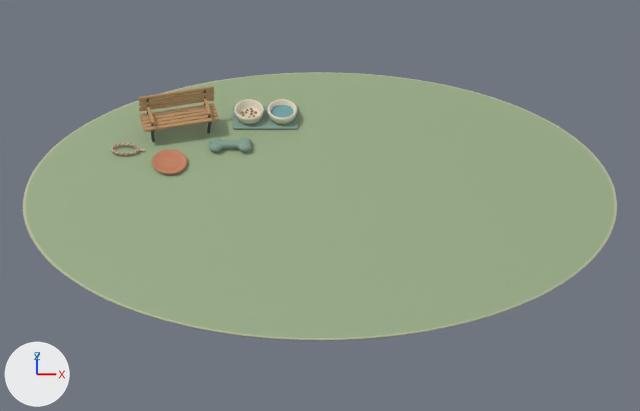
The Blender file design/yard-blender/playground.blend: old version first, new version second.
Camera for both pictures: the file's camera 'Playground camera'. The axes (+X, +Y, +Z) are drawn at lower left. The lights are the same throughout. The older version comes first.

The scene before the commit, as lines of its bpy script (objects in view):
```python
ob_clay_cotton = bpy.data.objects.new('Clay cotton', me_braided_cotton_tug_006)
ob_clay_cotton.location = (0.0, 0.0, 0.0)
ob_lawn_edge = bpy.data.objects.new('Lawn edge', me_lawn_edge_001)
ob_lawn_edge.location = (0.0, 0.0, 0.0)
ob_lawn_edge.scale = (9.2, 6.1, 1.0)
ob_lawn_surface = bpy.data.objects.new('Lawn surface', me_lawn_surface_001)
ob_lawn_surface.location = (0.0, 0.0, 0.0)
ob_lawn_surface.scale = (9.2, 6.1, 1.0)
ob_natural_cotton = bpy.data.objects.new('Natural cotton', me_braided_cotton_tug_005)
ob_natural_cotton.location = (0.0, 0.0, 0.0)
ob_sage_silicone = bpy.data.objects.new('Sage silicone', me_큐브_055)
ob_sage_silicone.location = (-1.7, 4.0, 0.04)
ob_terracotta_rubber = bpy.data.objects.new('Terracotta rubber', me_bowl_foot_003)
ob_terracotta_rubber.location = (-5.75, 2.2, 0.0)
# also in view: 'Warm ivory ceramic' at (-1.7, 4.0, 0.26); 'Yard oak' at (-4.41, 3.44, 0.94)
```
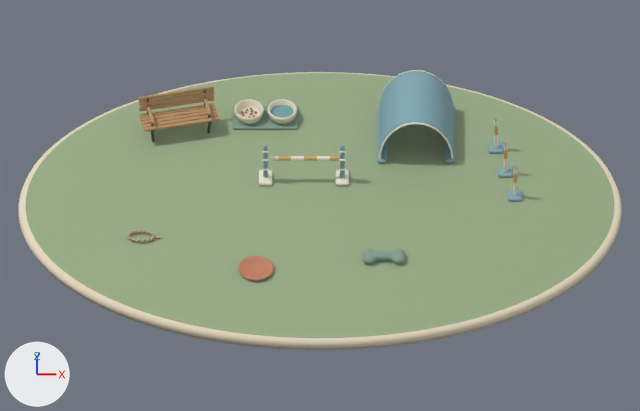
The change, as a diff of the scene's bpy script:
```diff
--- a/design/yard-blender/playground.blend.py
+++ b/design/yard-blender/playground.blend.py
@@ mat_lawn_edge @@
 mat_lawn_edge = principled_material('Lawn edge')
-mat_lawn_edge.base_color = (0.48, 0.5, 0.35)  # grey #b8bca0
+mat_lawn_edge.base_color = (0.78, 0.69, 0.52)  # beige #e5d8bf
 mat_lawn_edge.roughness = 0.95
@@ me_큐브_055 @@
-me_큐브_055.from_pydata(...)  # 4480 vertices, 4480 faces; spans x -1.77..1.02, y -1.65..0.52, z -0.05..0.24
+me_큐브_055.from_pydata(...)  # 96 vertices, 98 faces; spans x -1.02..1.02, y -0.52..0.52, z -0.05..0.05
+# me_큐브_055 part 1: the loose piece of 4384 vertices spanning x -1.77..-0.43, y -1.65..-1.05, z -0.04..0.24 is deleted
 me_큐브_055.materials.append(mat_sage_silicone)
@@ me_bowl_foot_003 @@
-me_bowl_foot_003.from_pydata(...)  # 2832 vertices, 2624 faces; spans x 0.49..4.91, y -0.86..2.14, z 0.03..0.14
+me_bowl_foot_003.from_pydata(...)  # 640 vertices, 512 faces; spans x 3.18..4.91, y 1.46..2.14, z 0.09..0.12
+# me_bowl_foot_003 part 2: the loose piece of 640 vertices spanning x 0.49..1.61, y -0.86..0.26, z 0.03..0.14 is deleted
+# other edits to the shape of me_bowl_foot_003 do not show in these pictures
 me_bowl_foot_003.materials.append(mat_terracotta_rubber)
@@ me_lawn_edge_001 @@
 # used by ob_lawn_edge; location = (0.0, 0.0, 0.0); scale = (9.2, 6.1, 1.0)
-me_lawn_edge_001.from_pydata(...)  # 960 vertices, 800 faces; spans x -1.01..1.01, y -1.01..1.01, z -0.08..-0.01
+me_lawn_edge_001.from_pydata(...)  # 1120 vertices, 960 faces; spans x -1.02..1.02, y -1.02..1.02, z -0.5..-0.01
+# me_lawn_edge_001 part 3: 800 vertices removed from x -1.01..1.01, y -1.01..1.01, z -0.08..-0.01; 960 vertices added at x -1.02..1.02, y -1.02..1.02, z -0.5..-0.02
 me_lawn_edge_001.materials.append(mat_lawn_edge)
@@ ob_natural_cotton @@
 ob_natural_cotton = bpy.data.objects.new('Natural cotton', me_braided_cotton_tug_005)
-ob_natural_cotton.location = (0.0, 0.0, 0.0)
+ob_natural_cotton.parent = ob_throw_tug
+ob_natural_cotton.location = (6.1, -2.5, -0.09)
@@ ob_clay_cotton @@
 ob_clay_cotton = bpy.data.objects.new('Clay cotton', me_braided_cotton_tug_006)
-ob_clay_cotton.location = (0.0, 0.0, 0.0)
+ob_clay_cotton.location = (6.1, -2.5, -0.09)
@@ ob_throw_tug @@
+ob_throw_tug = bpy.data.objects.new('Throw_tug', None)
+ob_throw_tug.location = (-5.6, -1.5, 0.09)
@@ ob_agility_ochre @@
+ob_agility_ochre = bpy.data.objects.new('Agility ochre', me_jump_rail_007)  # 96 vertices, 48 faces; spans x -1.3..6.17, y 0.33..2.67, z 0.65..1.0; in mat_agility_ochre (orange #cbaa69)
+ob_agility_ochre.location = (0.0, 0.0, 0.0)
@@ ob_agility_cream @@
+ob_agility_cream = bpy.data.objects.new('Agility cream', me_tunnel_rib_009)  # 1648 vertices, 1600 faces; spans x -1.91..6.16, y 0.34..4.43, z 0.0..1.68; in mat_agility_cream (pale yellow #ece5d3)
+ob_agility_cream.location = (0.0, 0.0, 0.0)
@@ ob_agility_blue @@
+ob_agility_blue = bpy.data.objects.new('Agility blue', me_open_tunnel_shell_001)  # 4690 vertices, 4646 faces; spans x -1.77..6.33, y 0.17..4.5, z 0.0..1.68; in mat_agility_blue (cyan #81a8b1)
+ob_agility_blue.location = (0.0, 0.0, 0.0)
@@ ob_soft_bone_chew @@
+ob_soft_bone_chew = bpy.data.objects.new('Soft bone chew', me_큐브_088)  # 4384 vertices, 4382 faces; spans x -0.667..0.667, y -0.297..0.297, z -0.138..0.138; in mat_sage_silicone (greyish green #819e8e)
+ob_soft_bone_chew.parent = ob_throw_bone
+ob_soft_bone_chew.location = (0.0, 0.0, 0.0)
@@ ob_throw_bone @@
+ob_throw_bone = bpy.data.objects.new('Throw_bone', None)
+ob_throw_bone.location = (2.0, -2.5, 0.145)
@@ ob_disc_grip_ring @@
+ob_disc_grip_ring = bpy.data.objects.new('Disc grip ring', me_disc_grip_ring_002)  # 2192 vertices, 2112 faces; spans x -4.06..-2.94, y -2.16..-1.04, z 0.025..0.135; in mat_terracotta_rubber (orange #c48161)
+ob_disc_grip_ring.parent = ob_throw_disc
+ob_disc_grip_ring.location = (3.5, 1.6, -0.08)
@@ ob_throw_disc @@
+ob_throw_disc = bpy.data.objects.new('Throw_disc', None)
+ob_throw_disc.location = (-2.0, -3.0, 0.08)
```

Changed parts and their boxes (x1, y1, x2, y2) in the pictures (640 x 411 px):
'Lawn edge', recoloured, reshaped
    before: (23, 72, 617, 341)
    after: (18, 72, 622, 350)
'Agility blue', added
    after: (263, 71, 523, 201)
'Agility cream', added
    after: (259, 70, 517, 196)
'Sage silicone', reshaped (27% narrower, 49% shorter)
    before: (209, 106, 298, 152)
    after: (233, 106, 298, 129)
'Disc grip ring', added (orange)
    after: (238, 256, 274, 281)
'Terracotta rubber', reshaped (not visible afterwards)
    before: (152, 149, 187, 174)
'Soft bone chew', added
    after: (363, 249, 405, 264)
'Agility ochre', added
    after: (278, 127, 517, 183)
'Natural cotton', moved
    before: (111, 143, 146, 155)
    after: (127, 230, 162, 242)
'Clay cotton', moved
    before: (111, 143, 144, 155)
    after: (127, 230, 160, 242)
part 1 of me_큐브_055, deleted
    before: (209, 137, 252, 152)
